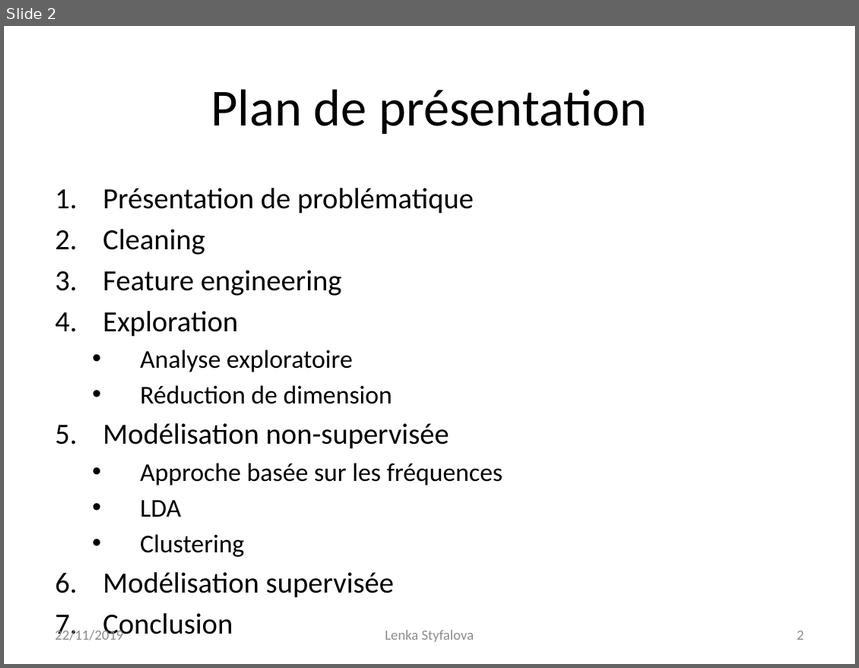
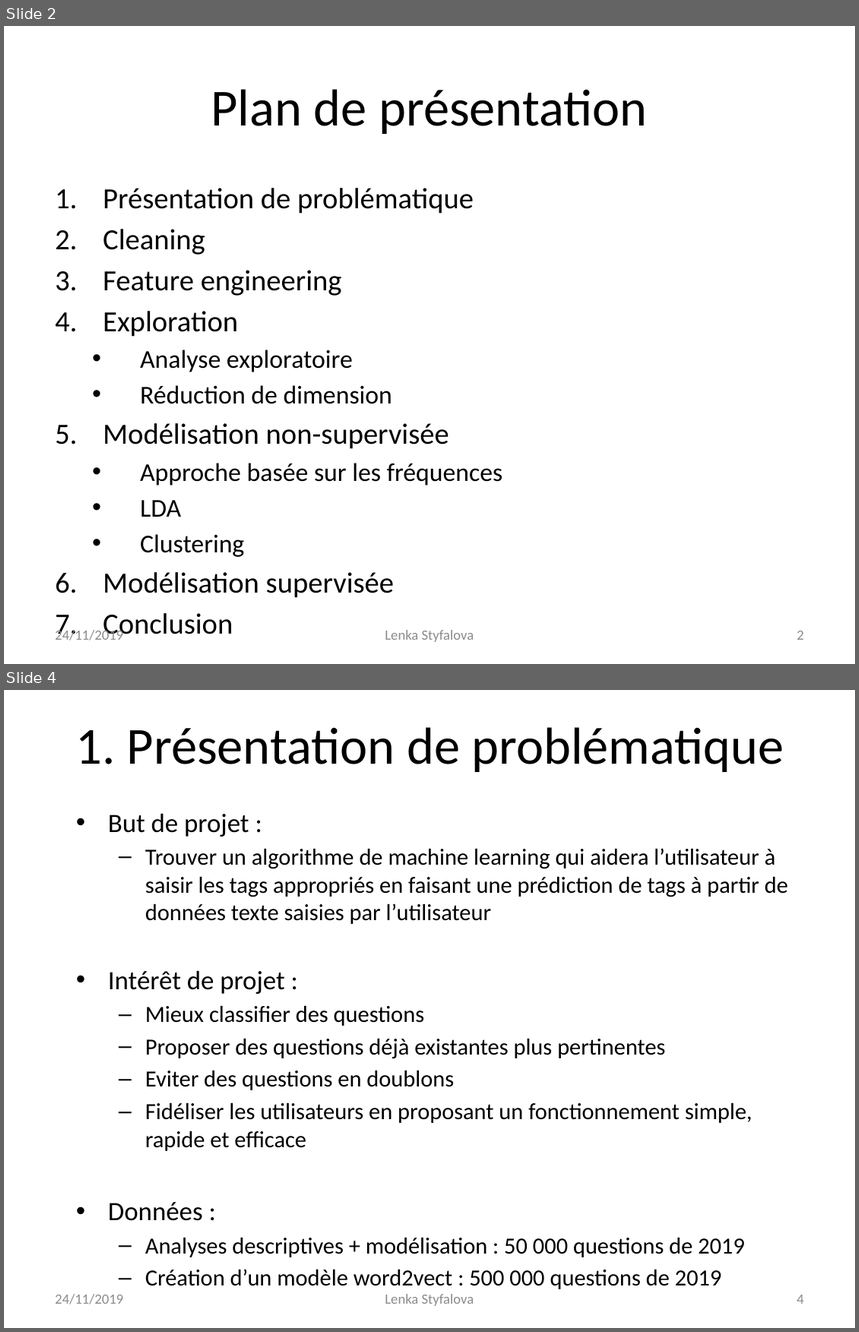
Before and after one commit to Lenka-St/Projet5, a slide deck: Projet 5 - Catégorisez automatiquement des questions.pptx. Shown one above the other, each under a label of ours: slide 2 before the commit, slides 2 and 4 after it; the slides between them are not shown. The pictures are 859x668 and 859x1332 pixels, drawn with LibreOffice and Linux fonts; fonts in the diff are those of the drawing. Boxes give left, top, right and bottom in pixels: in the first picture for what was removed or moved away, otherwise in the second. Text is boxed around its words. In the diff, an @@ line names an element or a change of style, - is before the commit and + after.

```diff
--- a/Projet 5 - Catégorisez automatiquement des questions.pptx
+++ b/Projet 5 - Catégorisez automatiquement des questions.pptx
@@ slide 4 added at (4,690,855,1328), background #FFFFFF @@
@@ title added at (75,727,785,772), 44 pt, text #000000 @@
+1. Présentation de problématique
@@ text added at (108,813,788,1290), 19.6 pt, text #000000 @@
+• But de projet :
+  – Trouver un algorithme de machine learning qui aidera l’utilisateur à saisir les tags appropriés en faisant une prédiction de tags à partir de données texte saisies par l’utilisateur
+• Intérêt de projet :
+  – Mieux classifier des questions
+  – Proposer des questions déjà existantes plus pertinentes
+  – Eviter des questions en doublons
+  – Fidéliser les utilisateurs en proposant un fonctionnement simple, rapide et efficace
+• Données :
+  – Analyses descriptives + modélisation : 50 000 questions de 2019
+  – Création d’un modèle word2vect : 500 000 questions de 2019
@@ text added at (55,1294,123,1305), 12 pt, text #8C8C8C @@
+24/11/2019
@@ text added at (385,1294,474,1306), 12 pt, text #8C8C8C @@
+Lenka Styfalova
@@ page number added at (797,1295,804,1304), 12 pt, text #8C8C8C @@
+4
@@ slide 2 changed as well @@
@@ text at (55,629,123,641): text changed @@
-22/11/2019
+24/11/2019
```
Also in this commit, not shown: 11 other slides changed, 4 other slides added, 3 other files.
